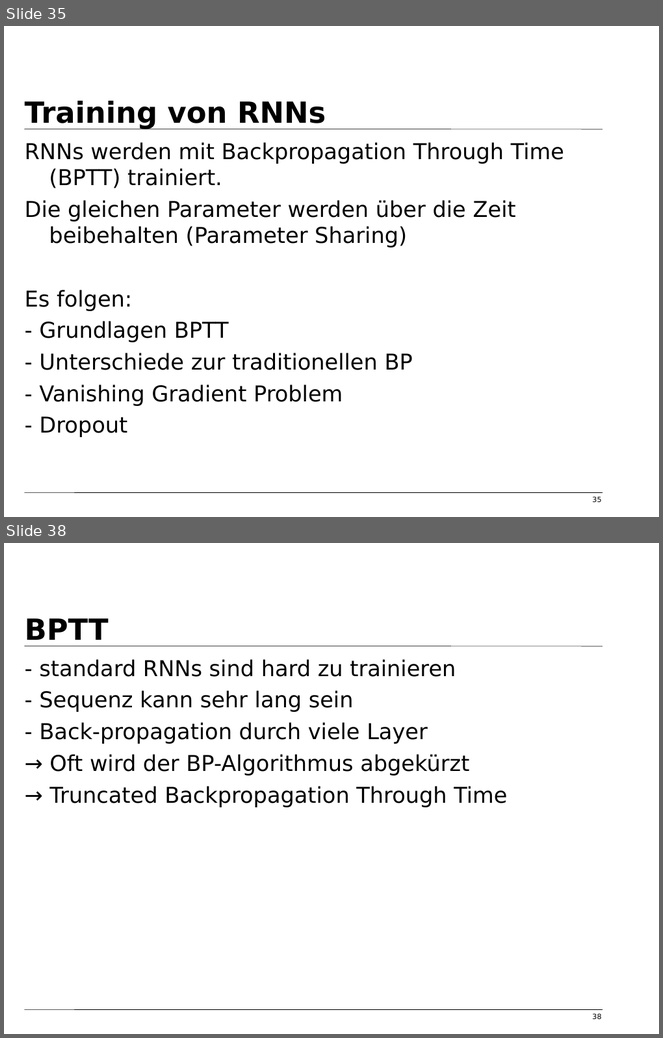
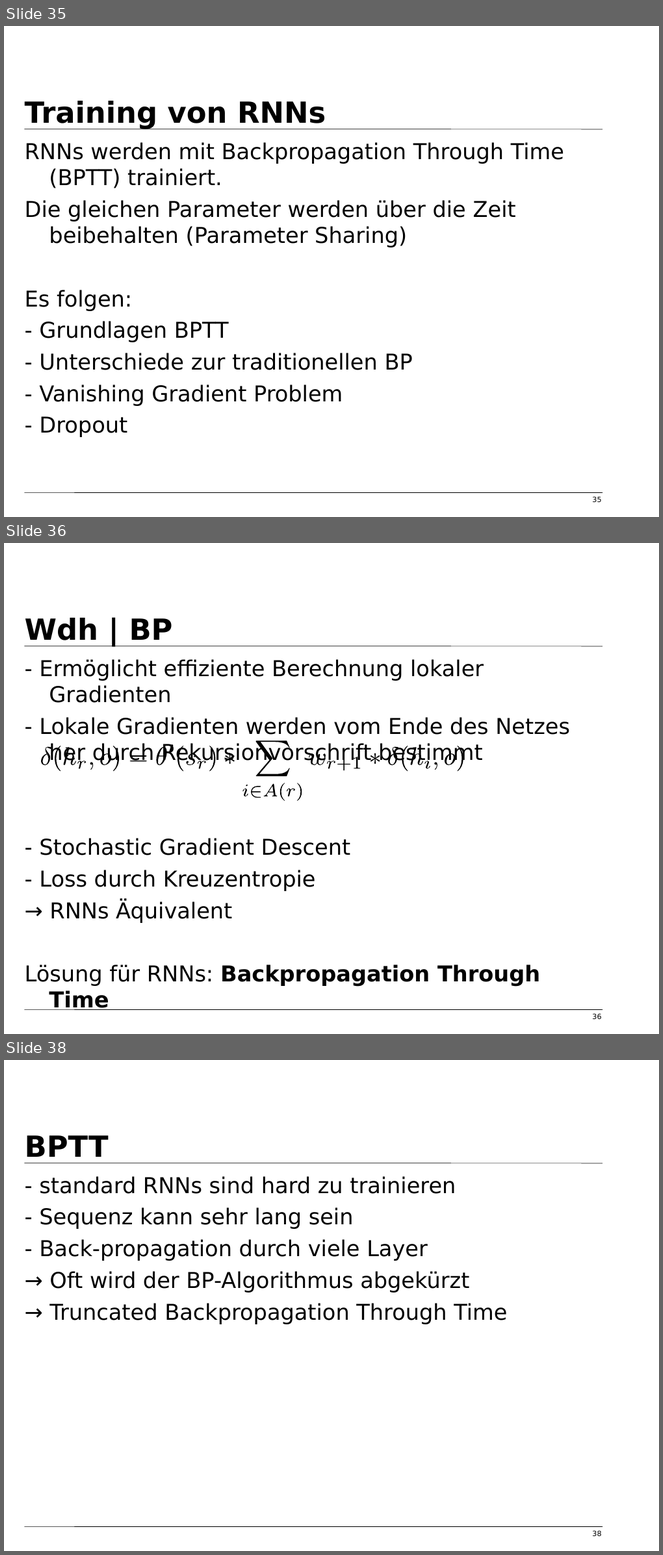
Before and after one commit to tfassbender/deep_learning_team_rnn, a slide deck: final/vorlesung_rnn_final.odp. Shown one above the other, each under a label of ours: slides 35 and 38 before the commit, slides 35, 36 and 38 after it; the slides between them are not shown. The pictures are 663x1038 and 663x1555 pixels, drawn with LibreOffice and Linux fonts; fonts in the diff are those of the drawing; background and template pictures are left out. Boxes give left, top, right and bottom in pixels: in the first picture for what was removed or moved away, otherwise in the second. Text is boxed around its words. In the diff, an @@ line names an element or a change of style, - is before the commit and + after.

```diff
--- a/final/vorlesung_rnn_final.odp
+++ b/final/vorlesung_rnn_final.odp
@@ slide 36 added at box(4, 543, 659, 1034), background #FFFFFF; not listed: 2 template elements that a slide beside it also shows @@
@@ title added at box(25, 618, 173, 646), 32 pt, text #000000, bold @@
+Wdh | BP
@@ text added at box(25, 659, 570, 1010), 24 pt, text #000000 @@
+- Ermöglicht effiziente Berechnung lokaler Gradienten
+- Lokale Gradienten werden vom Ende des Netzes her durch Rekursionvorschrift bestimmt
+- Stochastic Gradient Descent
+- Loss durch Kreuzentropie
+→ RNNs Äquivalent
+Lösung für RNNs: Backpropagation Through Time
@@ group added at box(41, 741, 464, 801): 34 freeform shapes @@
@@ page number added at box(592, 1014, 601, 1019), 8 pt, text #000000 @@
+36
```
Also in this commit, not shown: 9 slides changed, 1 slide removed, 3 other files.
